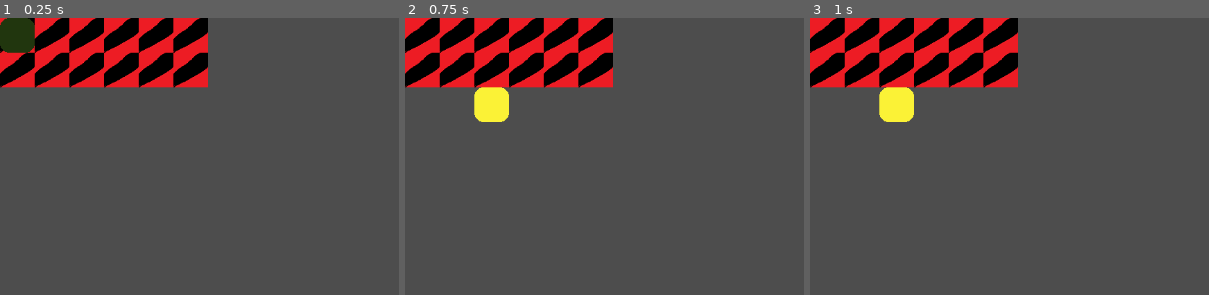
Above: before the commit, frames 1-3 (left to right).
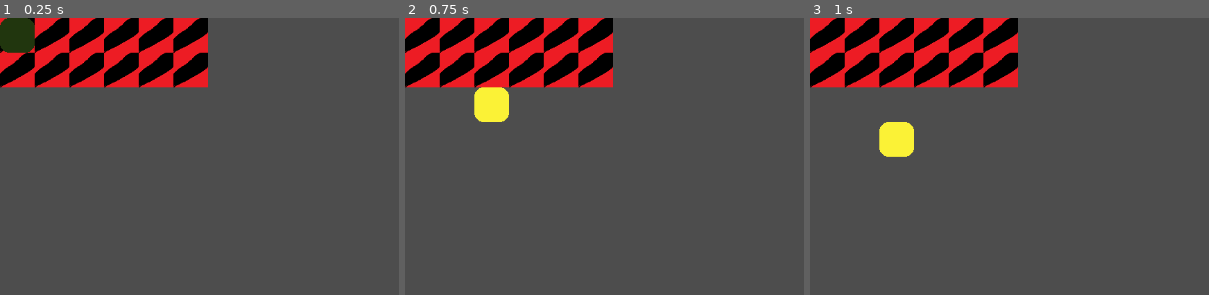
Above: after the commit, the same moments.

Repository: MarGamaDev/PuyoPuyoLike
Game: Godot game, scene res://testing scenes/box_testing_scene.tscn
The game is run twice, just before and just after one commit, with the same random seed, the same clock (stepped at 60 frames per second) and the same inputs. The project has no main scene, so this scene is started directly.
Inputs:
- Up to frame 1 (0.25 s): no input
- Up to frame 2 (0.75 s): tap Enter at 0.5 s
- Up to frame 3 (1 s): no input
The pictures show only the part of the screen within x 0-50%, y 0-50%; the shares and areas given below are measured in that part.

Frames 1-2 are identical in both runs. In frame 3, 2.1% of the frame differs, in the area x 17-27%, y 24-51%.

Commit message:
added neighbours and basic puyo function

Diff:
--- a/scripts/grid_manager.gd
+++ b/scripts/grid_manager.gd
@@ -14,8 +14,11 @@
 #just remember that we go through 0->rows then each time 0->columns + 2 (this is for stupid box)
 var grid : Array[Array]
 
+func _ready():
+	grid_setup()
 
-func _ready():
+#initialises the grid and gives all of the nodes their neighbours
+func grid_setup():
 	#fill the array with empty gridnodes
 	for i in range(0, grid_row):
 		var temp_array : Array[GridNode] = []
@@ -38,6 +41,28 @@
 			grid[i][j].set_test_sprite(true)
 
 	#setting all the neighbours for each GridNode
-	for i : Array[GridNode] in grid:
-		for j : GridNode in i:
-			print("hello")
+	for i in range(0, grid_row):
+		for j in range(0, grid_column + 2):
+			find_neighbours(i, j, grid[i][j])
+
+#neighbour assignment helper, takes a position in the grid, finds it's node, then fills its neighbour array
+func find_neighbours(grid_x: int, grid_y: int, grid_node : GridNode):
+	#look at above
+	if grid_y > 0:
+		grid_node.neighbours.append(grid[grid_x][grid_y - 1])
+	#look at right
+	if grid_x < grid_row - 1:
+		grid_node.neighbours.append(grid[grid_x + 1][grid_y])
+	#look below
+	if grid_y < grid_column + 1:
+		grid_node.neighbours.append(grid[grid_x][grid_y + 1])
+	#look at left
+	if grid_x > 0:
+		grid_node.neighbours.append(grid[grid_x - 1][grid_y])
+	pass
+
+#move a puyo from one node to another. overwrites node_to's puyo
+func move_puyo(node_from : GridNode, node_to : GridNode):
+	node_to.set_puyo(node_from.puyo)
+	node_from.reset()
+	pass
--- a/scripts/grid_node.gd
+++ b/scripts/grid_node.gd
@@ -31,6 +31,7 @@
 #adding a puyo to the node, takes a puyo
 func set_puyo(new_puyo : Puyo):
 	puyo = new_puyo
+	puyo.position = position
 	is_holding_puyo = false
 
 #i was stupid and realised you can access class variables with .variable
@@ -72,3 +73,9 @@
 
 func set_test_sprite(test : bool):
 	$OOBTest.visible = test
+
+#resets node (not neighbours or out of bounds)
+func reset():
+	puyo = null
+	is_holding_puyo  = false
+	is_checked = false
--- a/testing scenes/box_testing_scene.gd
+++ b/testing scenes/box_testing_scene.gd
@@ -8,6 +8,8 @@
 func _on_timer_timeout() -> void:
 	$GridManager.grid[2][2].set_puyo($GridManager/TestPuyo)
 	$GridManager.grid[2][2].set_color(4)
-	print($GridManager.grid[2][2].position)
-	$GridManager/TestPuyo.set_position($GridManager.grid[2][2].position)
 	pass
+
+
+func _on_timer_2_timeout() -> void:
+	$GridManager.move_puyo($GridManager.grid[2][2], $GridManager.grid[2][3])
--- a/testing scenes/box_testing_scene.tscn
+++ b/testing scenes/box_testing_scene.tscn
@@ -15,6 +15,12 @@
 
 [node name="Timer" type="Timer" parent="."]
 wait_time = 0.5
+one_shot = true
+autostart = true
+
+[node name="Timer2" type="Timer" parent="."]
+one_shot = true
 autostart = true
 
 [connection signal="timeout" from="Timer" to="." method="_on_timer_timeout"]
+[connection signal="timeout" from="Timer2" to="." method="_on_timer_2_timeout"]
